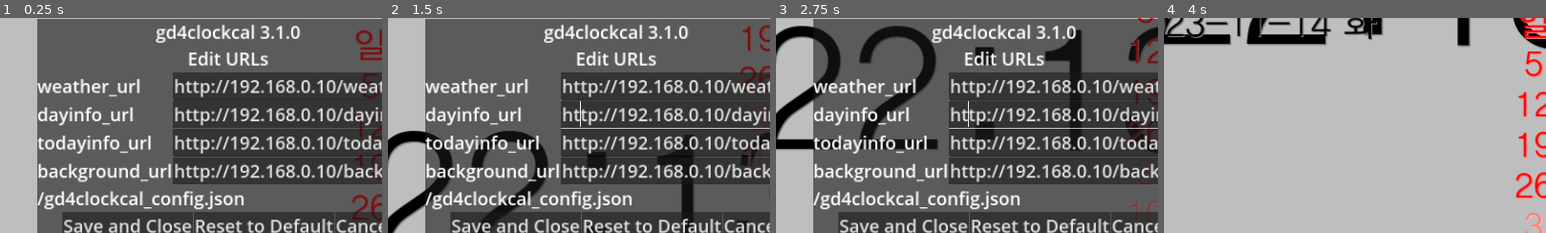
Above: before the commit, frames 1-4 (left to right).
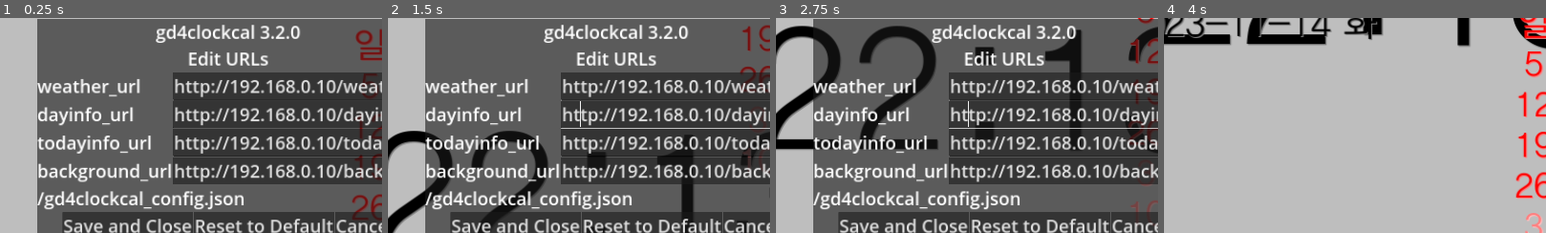
Above: after the commit, the same moments.

Repository: kasworld/gd4clockcal
Game: Godot game, scene res://main.tscn
Same seed, same stepped clock (60 frames per second), same inputs: the game is played once before the commit and once after it.
Inputs (mouse positions are % of the whole screen's width and height, from its top left):
- Up to frame 1 (0.25 s): no input
- Up to frame 2 (1.5 s): tap Enter at 0.5 s; move the mouse to (72, 45) at 0.52 s; click (72, 45) at 0.67 s; move the mouse to (30, 55) at 1.27 s; click (30, 55) at 1.42 s
- Up to frame 3 (2.75 s): move the mouse to (60, 28) at 2.02 s; click (60, 28) at 2.17 s
- Up to frame 4 (4 s): move the mouse to (45, 70) at 2.77 s; click (45, 70) at 2.92 s; tap Space at 3.5 s; move the mouse to (80, 65) at 3.52 s; click (80, 65) at 3.67 s
The pictures show only the part of the screen within x 5-55%, y 33-83%; the shares and areas given below are measured in that part.

The runs differ from the first frame. In frame 1, 0.1% of the frame differs, in the area x 72-75%, y 3-10%; in frame 2, 0.1%; in frame 3, 0.1%; in frame 4, nothing differs.
Error in both runs: Attempt to call function 'store_line' in base 'null instance' on a null instance. (res://config.gd:29)

Commit message:
update version

Diff:
--- a/config.gd
+++ b/config.gd
@@ -10,7 +10,7 @@
 	]
 
 var config = {
-	version_key : "gd4clockcal 3.1.0",
+	version_key : "gd4clockcal 3.2.0",
 	"weather_url" : "http://192.168.0.10/weather.txt",
 	"dayinfo_url" : "http://192.168.0.10/dayinfo.txt",
 	"todayinfo_url" : "http://192.168.0.10/todayinfo.txt",
